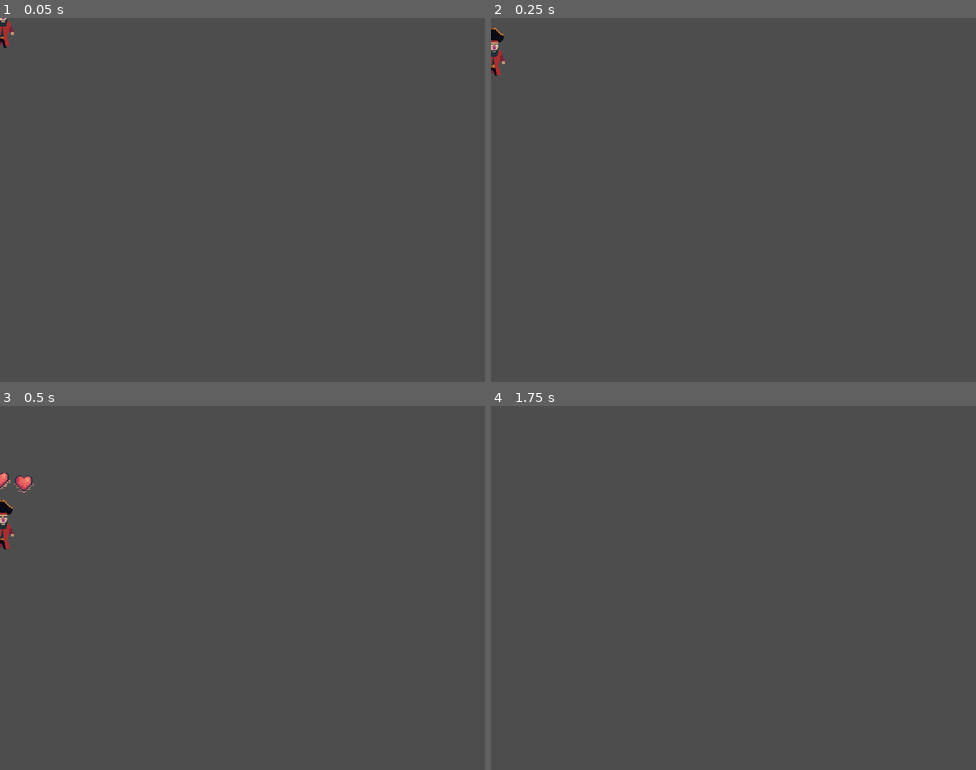
Above: before the commit, frames 1-4 (two rows, left to right).
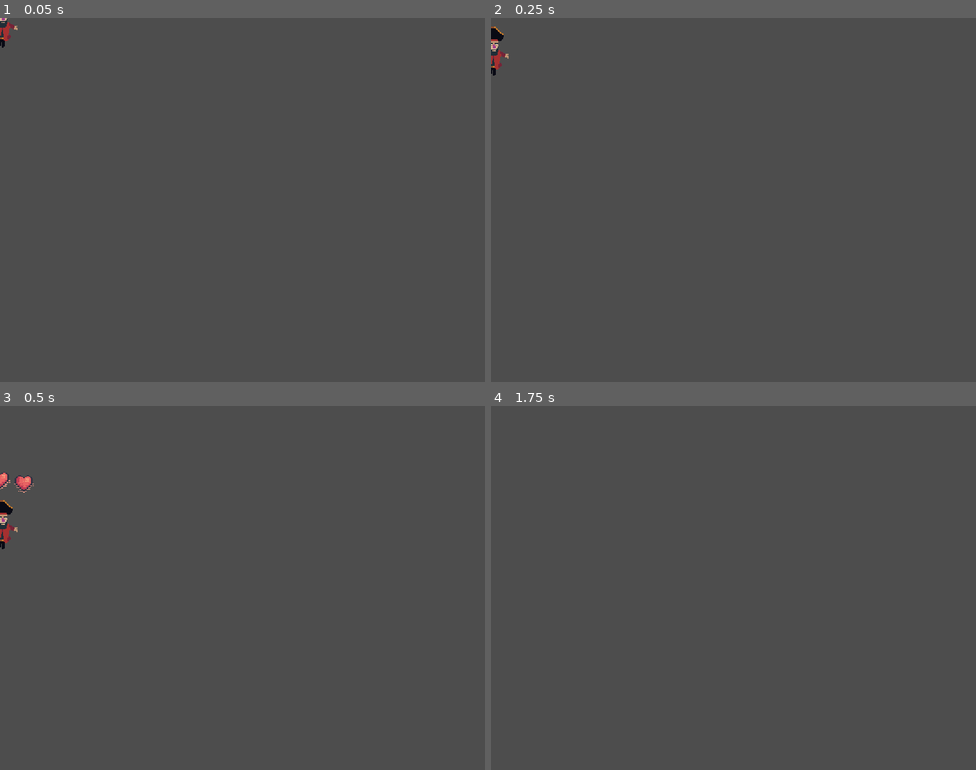
Above: after the commit, the same moments.

Repository: TuysuzTavsan/GodotNetworkEnet
Game: Godot game, scene res://Scenes/Player.tscn
Same seed, same stepped clock (60 frames per second), same inputs: the game is played once before the commit and once after it. This scene is started directly instead of the project's main scene.
Inputs (mouse positions are in pixels of both pictures, inside the frame that each line leads up to):
- Up to frame 1 (0.05 s): no input
- Up to frame 2 (0.25 s): no input
- Up to frame 3 (0.5 s): no input
- Up to frame 4 (1.75 s): move the mouse to (840, 569) at 0.52 s; hold D (moveRight) from 0.53 s (still down); tap W (jump) at 0.6, 0.77, 1.07, 1.52, 1.55 s; tap Enter at 1.25 s; move the mouse to (636, 606) at 1.27 s; click (636, 606) at 1.35 s

The runs differ from the first frame. In frame 1, less than 0.1% of the frame differs, in the area x 0-4%, y 0-9%; in frame 2, 0.1%, in the area x 0-4%, y 2-16%; in frame 3, less than 0.1%; in frame 4, nothing differs.

Commit message:
detailed syncing for states.

Diff:
--- a/DedicatedServer/Src/Bomb.gd
+++ b/DedicatedServer/Src/Bomb.gd
@@ -2,6 +2,7 @@
 class_name Bomb
 
 @onready var m_animPlayer : AnimationPlayer = $AnimationPlayer
+@onready var m_area : Area2D = $Area2D
 
 const M_DAMAGE_HEART : int = 2
 
@@ -40,6 +41,9 @@
 
 
 func _onBodyEntered(body : Node2D) -> void:
+	if(not get_tree().get_multiplayer().is_server()):
+		return
+
 	if(body is not Player):
 		return
 
--- a/DedicatedServer/Src/PlayerStateMachine/player.gd
+++ b/DedicatedServer/Src/PlayerStateMachine/player.gd
@@ -21,7 +21,8 @@
 	JUMP,
 	ATTACK,
 	FIRE,
-	DEAD
+	DEAD,
+	FALL
 }
 
 static var m_states : Dictionary = {
@@ -30,7 +31,8 @@
 	STATES.JUMP : PlayerJump,
 	STATES.ATTACK : PlayerAttack,
 	STATES.FIRE : PlayerFire,
-	STATES.DEAD : PlayerDead
+	STATES.DEAD : PlayerDead,
+	STATES.FALL : PlayerFall
 }
 
 const M_RING_BUFFER_SIZE : int = 256
@@ -60,23 +62,27 @@
 func _physics_process(delta: float) -> void:
 	if(not is_on_floor()):
 		velocity.y += delta * m_gravity
+		_mChangeState(STATES.FALL)
 
 	if(m_netType == Net.Type.LOCAL):
 		#We need to apply inputs to movement.
 
-		if(not m_isDead):
+		if(m_stateType != STATES.DEAD):
+
 
 			var latestInputs : InputContainer = m_inputSyncer.mGetLatestInputs() as InputContainer
 			var xDirection : float = latestInputs.mGetxAxisDirection() as float
 
 			_mChangeDirection(xDirection)
 
-			if(is_on_floor()):
-				if(latestInputs.mHas(INPUT.Type.JUMP)):
-					velocity.y = delta * m_gravity
-
-			velocity.x = xDirection * M_SPEED
-			m_frame += 1
+			if(m_stateType != STATES.FIRE and m_stateType != STATES.ATTACK):
+				if(is_on_floor()):
+					if(latestInputs.mHas(INPUT.Type.JUMP)):
+						velocity.y = delta * m_gravity
+
+				velocity.x = xDirection * M_SPEED
+
+		m_frame += 1
 
 	move_and_slide()
 
@@ -87,9 +93,10 @@
 		m_animatedSprite.position = lerp(m_animatedSprite.position, position, delta * M_INTERPOLATIN_FACTOR)
 
 func _mChangeState(state : STATES, params : Dictionary = {}) -> void:
-
-	#Can not change state when dead.
-	if(m_isDead):
+	if(m_netType == Net.Type.PUPPET):
+		return
+
+	if(m_stateType == state):
 		return
 
 	m_stateType = state
@@ -109,27 +116,21 @@
 #Function that will be used for only server. Because local players send their inputs to the server only.
 func _onReliableInputReceived(inputContainer : InputContainer, frame : int) -> void:
 	#This function only operates on the server.
-	if(m_isDead):
-		return
 
 	if(frame <= m_frame):
 		Logger.mLogWarning("Received frame is older then current frame. Ignoring input.")
 		return
 
-	#For reliableInputs all we check for movement specific is jump input.
-	for input : INPUT.Type in inputContainer.m_events:
-		match input:
-			INPUT.Type.JUMP:
-				#Apply jump force.
-				#We can not simulate jump because of delta time issues.
-				if(is_on_floor()):
-					velocity.y = M_JUMP_VELOCITY
+	if(m_stateType != STATES.DEAD and m_stateType != STATES.ATTACK and m_stateType != STATES.FIRE):
+		#Apply jump force.
+		#We can not simulate jump because of delta time issues.
+		if(inputContainer.mHas(INPUT.Type.JUMP)):
+			if(is_on_floor()):
+				velocity.y = M_JUMP_VELOCITY
 
 #Function that will be used for only server. Because local players send their inputs to the server only.
 func _onUnreliableInputReceived(inputContainer : InputContainer, frame : int) -> void:
 	#This function only operates on the server.
-	if(m_isDead):
-		return
 
 	if(frame <= m_frame):
 		Logger.mLogWarning("Received frame is older then current frame. Ignoring input.")
@@ -137,17 +138,20 @@
 
 	var frameDiff : int = frame - m_frame
 
-	#Try to predict players state from latest input.
-	var xDir : float = inputContainer.mGetxAxisDirection() as float
-	for i : int in range(0, frameDiff, 1):
-		velocity.x = xDir * M_SPEED
-
-		move_and_slide()
-
+	if(m_stateType != STATES.DEAD):
+
+		if(m_stateType != STATES.ATTACK and m_stateType != STATES.FIRE):
+			#Try to predict players state from latest input.
+			var xDir : float = inputContainer.mGetxAxisDirection() as float
+			for i : int in range(0, frameDiff, 1):
+				velocity.x = xDir * M_SPEED
+
+				move_and_slide()
+
+		_mChangeDirection(inputContainer.mGetxAxisDirection() as float)
+
+	#Send feedback to the local player and puppet from server.
 	m_frame = frame
-	#Send feedback to the local player and puppet from server.
-
-	_mChangeDirection(xDir)
 	_mUpdatePos.rpc(position, velocity, m_frame)
 
 
@@ -180,14 +184,15 @@
 
 	#Re-simulate up to current frame.
 
-	var inputBuffer : RingBuffer = m_inputSyncer.mGetUnreliableInputBuffer() as RingBuffer
-	for i : int in range(frameDiff, 0, -1):
-		var inputContainer : InputContainer = inputBuffer.mGetwOffset(i) as InputContainer
-		var inputX : float = inputContainer.mGetxAxisDirection()
-
-		if(inputX):
-			velocity.x = inputX * M_SPEED
-			move_and_slide()
+	if(m_stateType != STATES.ATTACK and m_stateType != STATES.FIRE):
+		var inputBuffer : RingBuffer = m_inputSyncer.mGetUnreliableInputBuffer() as RingBuffer
+		for i : int in range(frameDiff, 0, -1):
+			var inputContainer : InputContainer = inputBuffer.mGetwOffset(i) as InputContainer
+			var inputX : float = inputContainer.mGetxAxisDirection()
+
+			if(inputX):
+				velocity.x = inputX * M_SPEED
+				move_and_slide()
 
 @rpc("any_peer", "call_local", "reliable", 1)
 func _mSyncDirection(isLeft : bool) -> void:
--- /dev/null
+++ b/DedicatedServer/Src/PlayerStateMachine/playerFall.gd
@@ -0,0 +1,19 @@
+extends PlayerState
+class_name PlayerFall
+
+
+# Called when the node enters the scene tree for the first time.
+func _ready() -> void:
+	m_player._mChangeAnimation("fall")
+
+	m_player.m_animPlayer.animation_finished.connect(_onAnimationFinished)
+
+func _onAnimationFinished(animName : String) -> void:
+	if(animName == "jump"):
+		m_player._mChangeAnimation("fall")
+	if(animName == "land"):
+		m_changeState.call(Player.STATES.IDLE)
+
+func _physics_process(_delta: float) -> void:
+	if(m_player.is_on_floor()):
+		m_player._mChangeAnimation("land")
--- a/DedicatedServer/Src/PlayerStateMachine/playerJump.gd
+++ b/DedicatedServer/Src/PlayerStateMachine/playerJump.gd
@@ -6,15 +6,3 @@
 
 func _ready() -> void:
 	m_player._mChangeAnimation("jump")
-
-	m_player.m_animPlayer.animation_finished.connect(_onAnimationFinished)
-
-func _onAnimationFinished(animName : String) -> void:
-	if(animName == "jump"):
-		m_player._mChangeAnimation("fall")
-	if(animName == "land"):
-		m_changeState.call(Player.STATES.IDLE)
-
-func _physics_process(_delta: float) -> void:
-	if(m_player.is_on_floor()):
-		m_player._mChangeAnimation("land")
--- a/DedicatedServer/Src/battlefield.gd
+++ b/DedicatedServer/Src/battlefield.gd
@@ -214,12 +214,12 @@
 	#Because we dont use states on puppet players.
 	#We need to check for different network types here.
 
+	player.m_isDead = false
+
 	if(multiplayer.is_server()):
-		player.m_isDead = false #This must be set false first, else below line wont do anything. Player cant change state when dead.
 		player._mChangeState(Player.STATES.IDLE)
 		return
 
 	if(get_tree().get_multiplayer().get_unique_id() == playerID):
 		player._mChangeState(Player.STATES.IDLE)
-		player.m_isDead = false
-		return
+		return
--- a/DedicatedServer/Src/heart.gd
+++ b/DedicatedServer/Src/heart.gd
@@ -12,10 +12,14 @@
 		m_animPlayer.animation_finished.connect(_onAnimFinished)
 
 func _onAnimFinished(animName : String) -> void:
+	if(not get_tree().get_multiplayer().is_server()):
+		return
 	if(animName == "taken"):
 		_mFree.rpc()
 
 func _onBodyEntered(body : Node2D) -> void:
+	if(not get_tree().get_multiplayer().is_server()):
+		return
 
 	if(body is not Player):
 		return
--- a/DedicatedServer/Src/statusBar.gd
+++ b/DedicatedServer/Src/statusBar.gd
@@ -43,15 +43,10 @@
 
 	var newHeartCount : int  = clampi(m_hearts - heartCount, 0, 3) as int
 
-	if(multiplayer.is_server()):
+	if(get_tree().get_multiplayer().is_server()):
 		_mSetHealth.rpc(newHeartCount)
 	else:
 		_mSetHealth(newHeartCount)
-
-	var player : Player = get_parent() as Player
-
-	if(newHeartCount <= 0):
-		player._mChangeState(Player.STATES.DEAD)
 
 ######################################## PUBLIC FUNCTIONS #######################################
 
@@ -79,3 +74,5 @@
 func _mSetHealth(heartCount : int) -> void:
 	m_hearts = heartCount
 	_mUpdateStatusVisual()
+	if(heartCount <= 0):
+		m_player._mChangeState(Player.STATES.DEAD)
